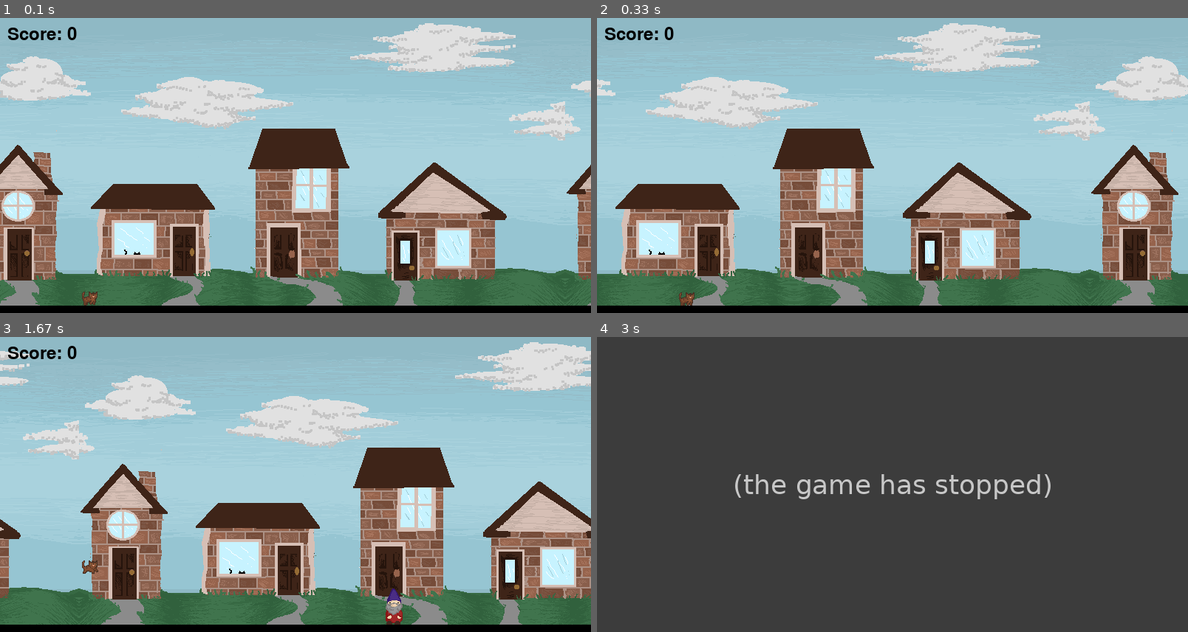
Above: before the commit, frames 1-4 (two rows, left to right).
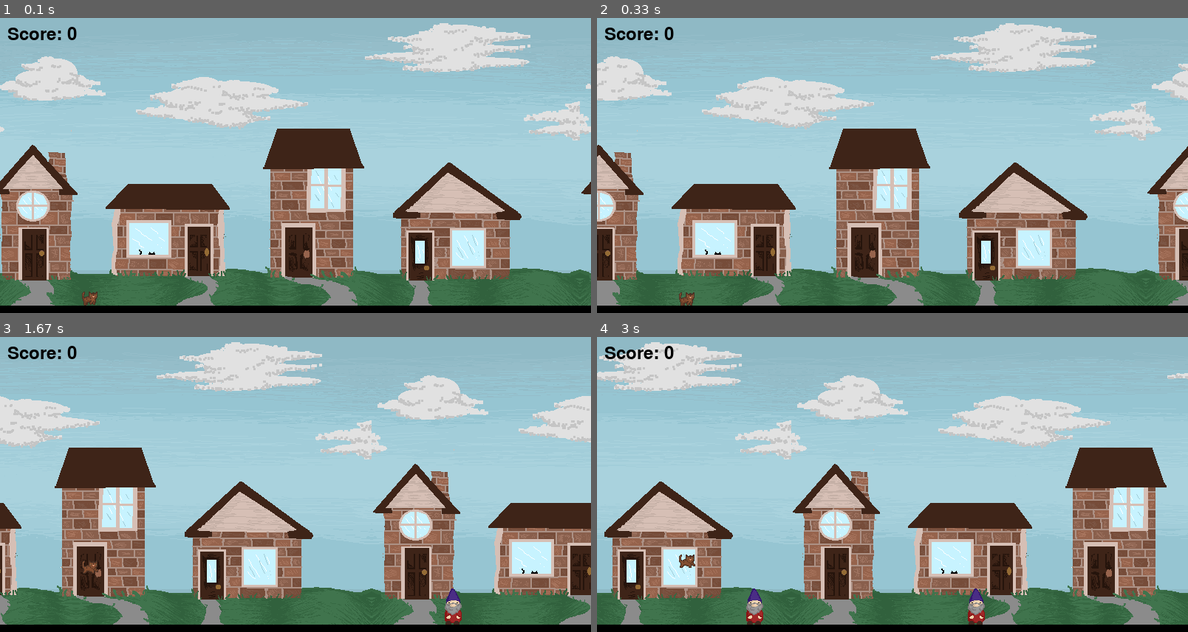
Above: after the commit, the same moments.

Repository: AGLovett/FinalProject
Game: pygame game, started from src/KittyRun.py
Two runs of this game, one before a commit and one after it. Both use one fixed random seed, a clock stepped at 60 frames per second and the inputs below.
Inputs:
- Up to frame 1 (0.1 s): no input
- Up to frame 2 (0.33 s): no input
- Up to frame 3 (1.67 s): tap Space at 0.33, 0.73, 1.03, 1.23, 1.57 s
- Up to frame 4 (3 s): tap Space at 1.87, 2.07, 2.37, 2.63 s

The runs differ from the first frame. In frame 1, 25% of the frame differs, in the area x 0-100%, y 1-98%; in frame 2, 47%; in frame 3, 43%; in frame 4, 100%, in the area x 0-100%, y 0-100%.
Before the commit the program exited at 2.55 s; later frames show no game.

Commit message:
adjusting speed of background and obstacles

Diff:
--- a/src/KittyRun.py
+++ b/src/KittyRun.py
@@ -44,9 +44,9 @@
     )
     PLAYER_FRAMES.append(frame)
 
-# Obstacle settings
-
-OBSTACLE_SPEED = 7
+# Obstacle settings and background
+BACKGROUND_SCROLL_SPEED = 3
+OBSTACLE_SPEED = 5
 
 class Background:
     def __init__(self, speed):
@@ -130,7 +130,7 @@
     fps = 60
 
     player = Player()
-    background = Background(OBSTACLE_SPEED)
+    background = Background(BACKGROUND_SCROLL_SPEED)
     obstacles = []
     spawn_timer = 0
     score = 0
